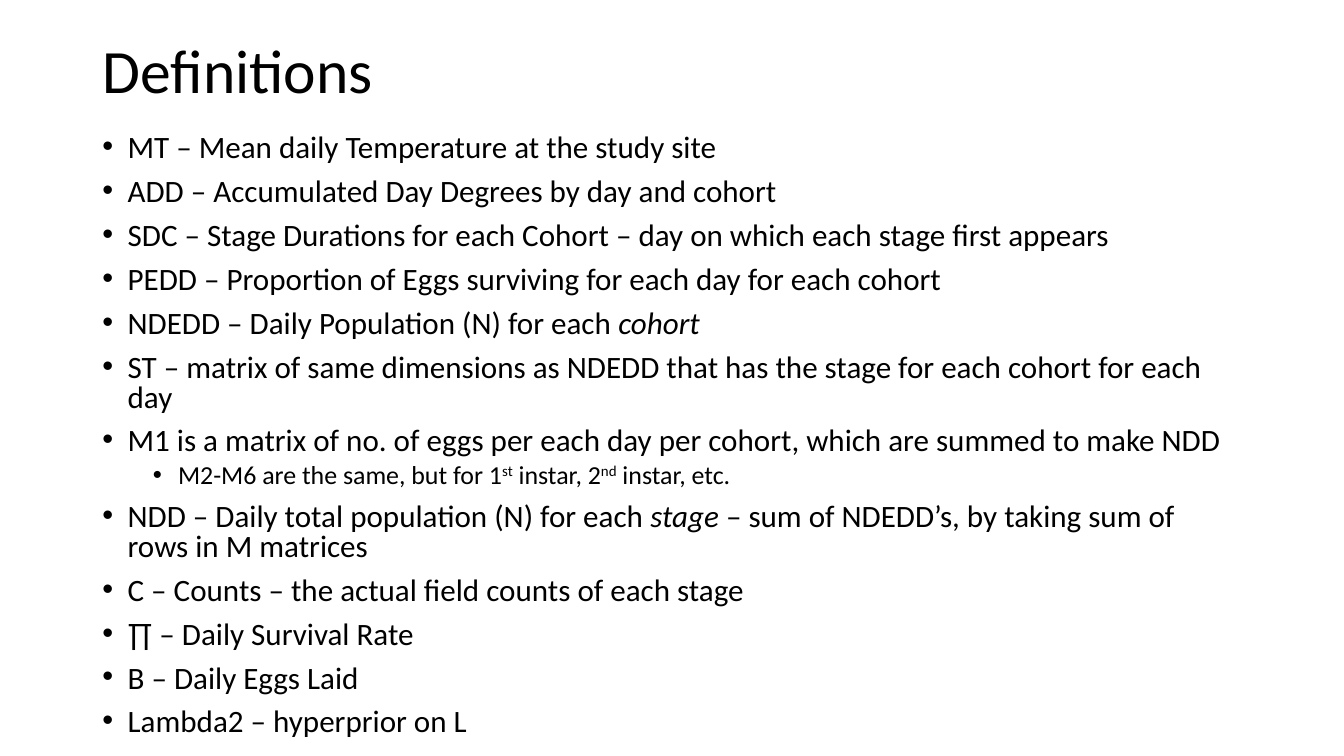
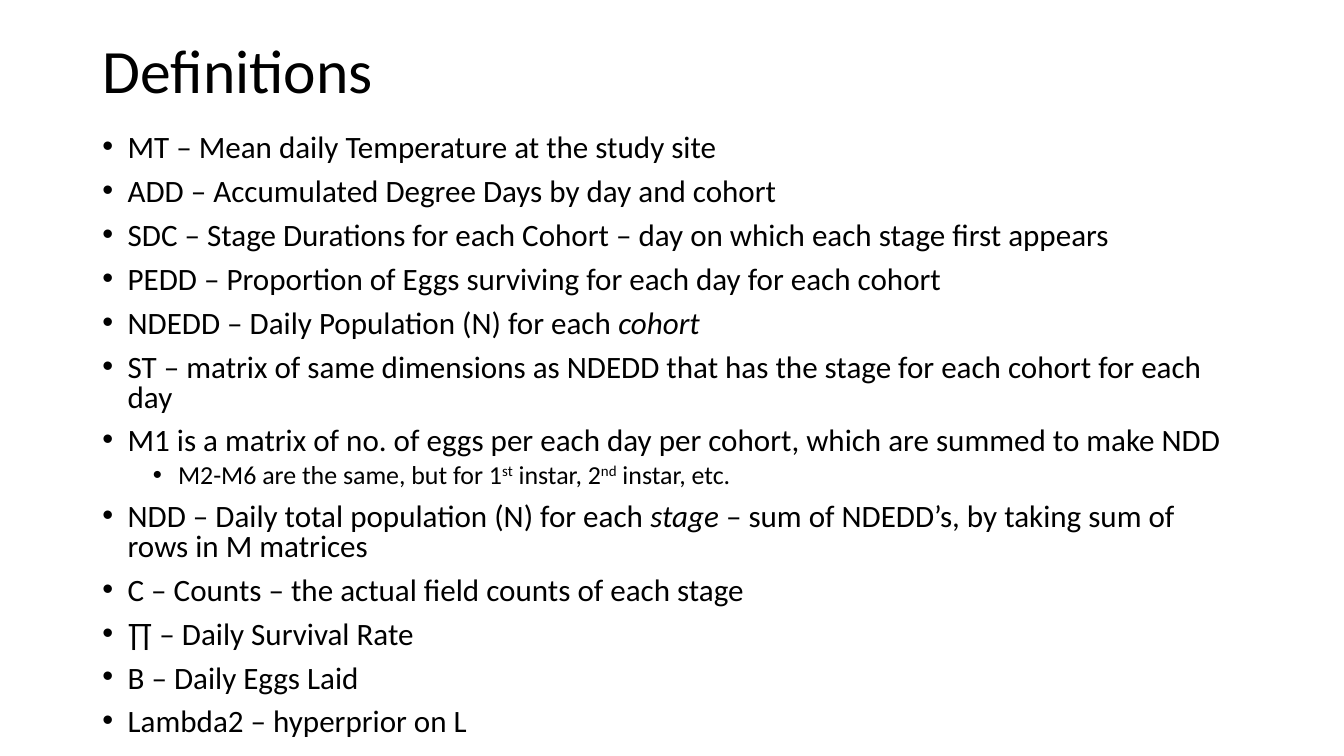
Before and after one commit to tgrant7/arthropod-survival-estimation, a slide deck: slide 2 of Flowchart of Model Objects Simple.pptx. Drawn at 1344x756 pixels with LibreOffice and Linux fonts; fonts in the diff are those of the drawing. Boxes give left, top, right and bottom in pixels: in the first picture for what was removed or moved away, otherwise in the second. Text is boxed around its words. In the diff, an @@ line names an element or a change of style, - is before the commit and + after.

```diff
--- a/Flowchart of Model Objects Simple.pptx
+++ b/Flowchart of Model Objects Simple.pptx
@@ text at (128,180,776,208): text changed @@
-• ADD – Accumulated Day Degrees by day and cohort
+• ADD – Accumulated Degree Days by day and cohort
```
